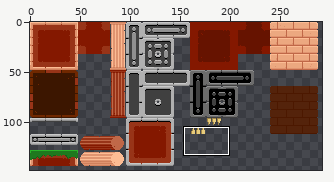
Sprite sheet, stored at Assets/Tilemap/melody_tilemap_1.png. The picture above shows the old version from afar; the outline marks the close-up.
Close-up. Earlier state:
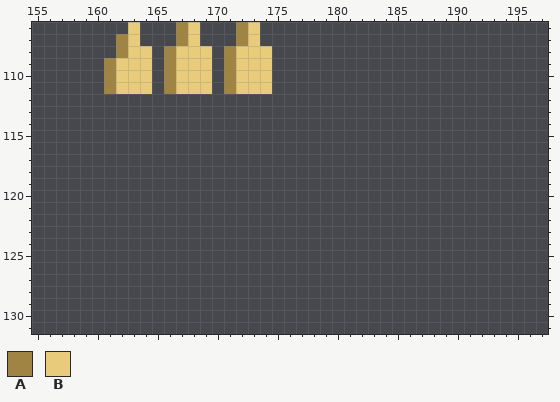
The file is 320x160 pixels. Colours within 5 levels of each other are drawn and written as one. Shown: x 155..197, y 106..131. The wide view leaves out empty margins.
Palette (. is transparent): A #a08444  B #e8cc7c
Pixels before, first column x 161:
106 ..B...AB...AB.
107 .AB...AB...AB.
108 .ABB.ABBB.ABBB
109 ABBB.ABBB.ABBB
110 ABBB.ABBB.ABBB
111 ABBB.ABBB.ABBB
After the commit:
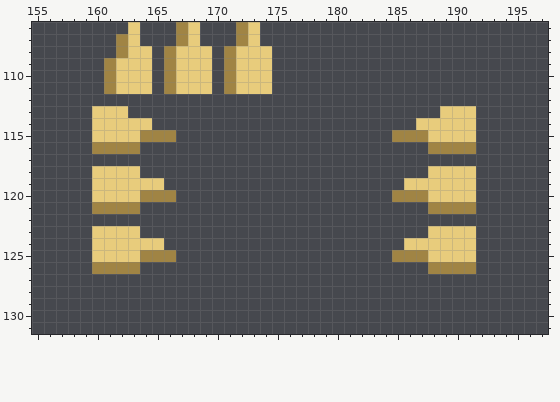
Diff:
Changed rows in their new state; - is an unchanged pixel.
first column x 160:
113 BBB--------------------------BBB
114 BBBBB----------------------BBBBB
115 BBBBAAA------------------AAABBBB
116 AAAA------------------------AAAA
118 BBBB------------------------BBBB
119 BBBBBB--------------------BBBBBB
120 BBBBAAA------------------AAABBBB
121 AAAA------------------------AAAA
123 BBBB------------------------BBBB
124 BBBBBB--------------------BBBBBB
125 BBBBAAA------------------AAABBBB
126 AAAA------------------------AAAA
